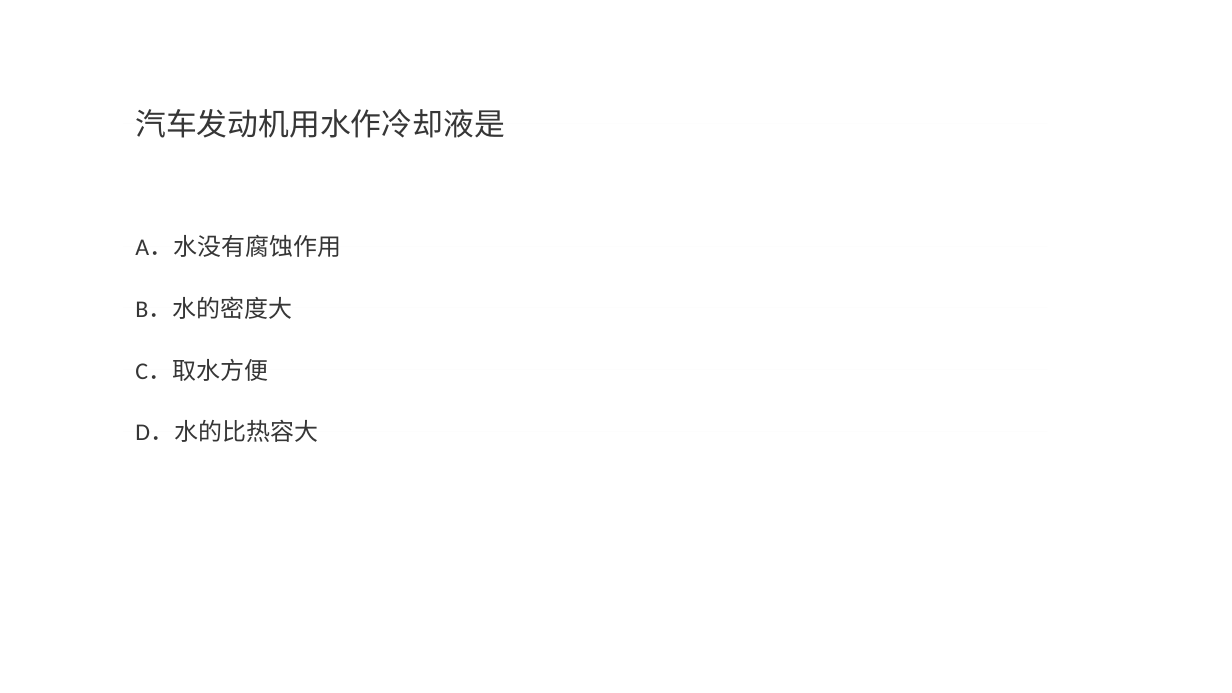
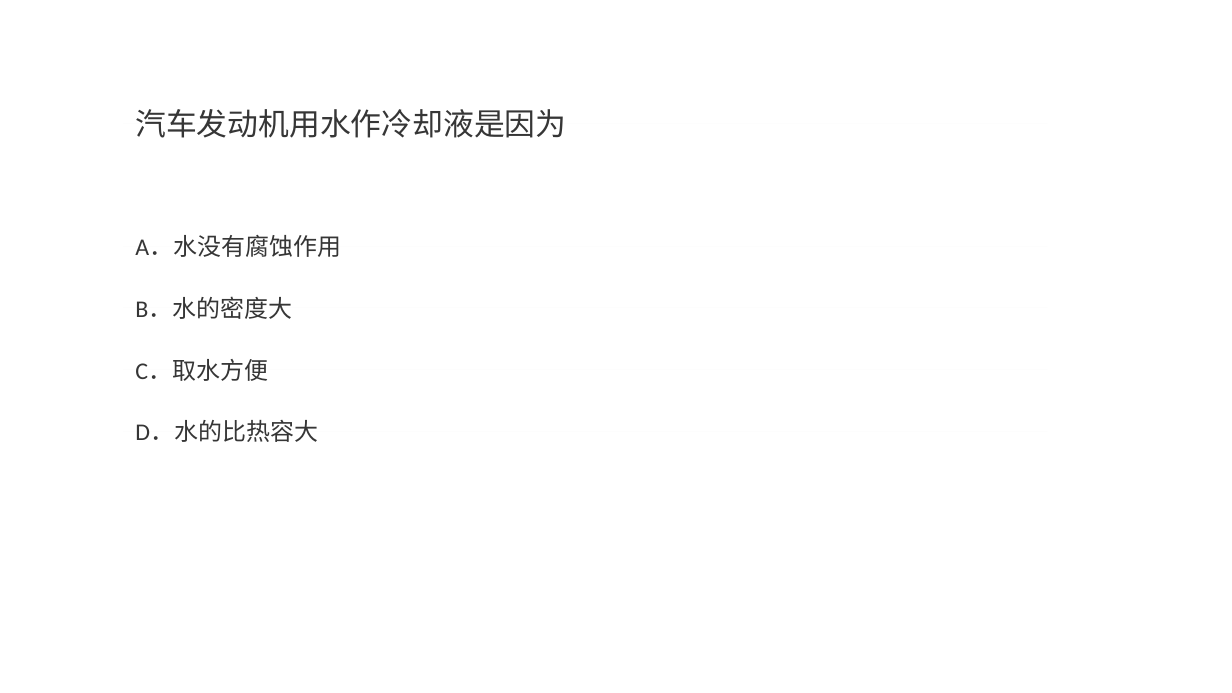
Before and after one commit to momoko8443/mang_project, a slide deck: slide 6 of question.pptx. Drawn at 1232x693 pixels with LibreOffice and Linux fonts; fonts in the diff are those of the drawing. Boxes give left, top, right and bottom in pixels: in the first picture for what was removed or moved away, otherwise in the second. Text is boxed around its words. In the diff, an @@ line names an element or a change of style, - is before the commit and + after.

```diff
--- a/question.pptx
+++ b/question.pptx
@@ text at [135, 109, 566, 138]: text changed @@
-汽车发动机用水作冷却液是
+汽车发动机用水作冷却液是因为
```
Also in this commit, not shown: 5 other slides changed, 30 other files.
